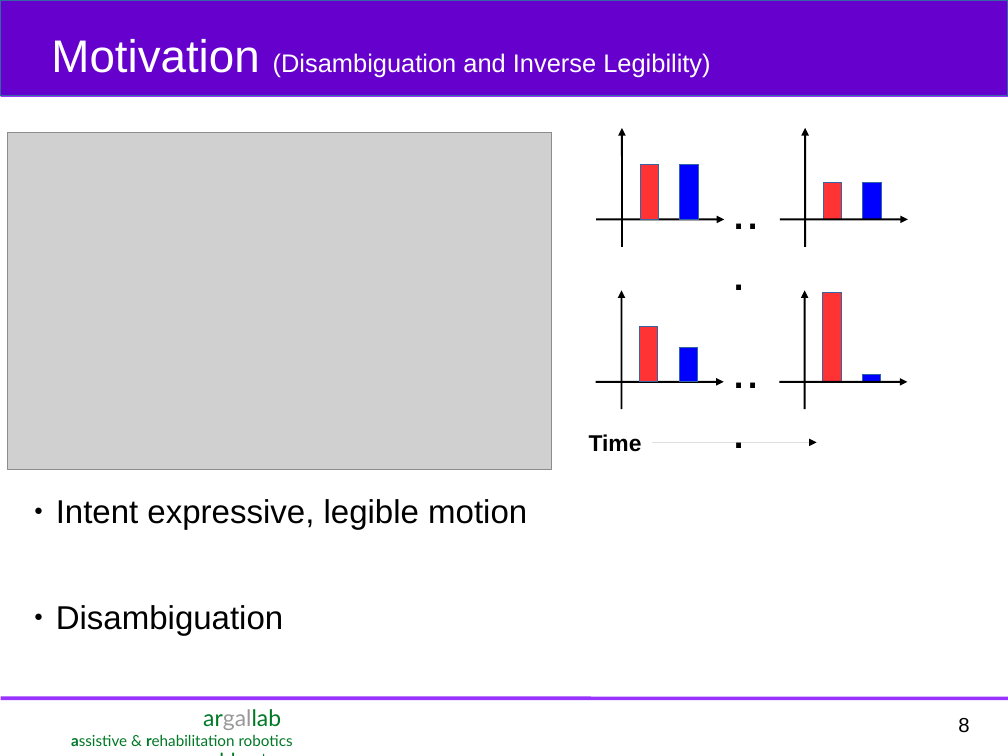
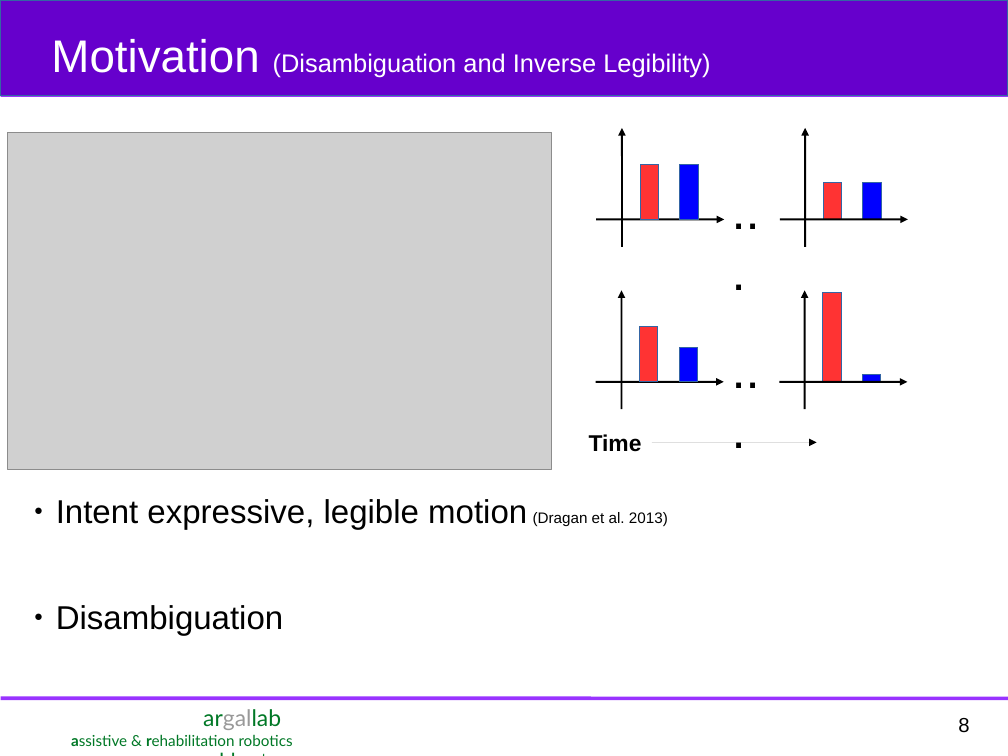
Before and after one commit to deepakgopinath/Quals_Stuff, a slide deck: slide 8 of Presentation/Deepak_ME_Quals.odp. Drawn at 1008x756 pixels with LibreOffice and Linux fonts; fonts in the diff are those of the drawing; grey boxes stand for pictures. Boxes give left, top, right and bottom in pixels: in the first picture for what was removed or moved away, otherwise in the second. Text is boxed around its words. In the diff, an @@ line names an element or a change of style, - is before the commit and + after.

```diff
--- a/Presentation/Deepak_ME_Quals.odp
+++ b/Presentation/Deepak_ME_Quals.odp
@@ text at (56, 499, 668, 530): text changed @@
-● Intent expressive, legible motion
+● Intent expressive, legible motion (Dragan et al. 2013)
```
Also in this commit, not shown: 8 other slides changed, 2 slides added, 1 slide removed, 3 other files.
